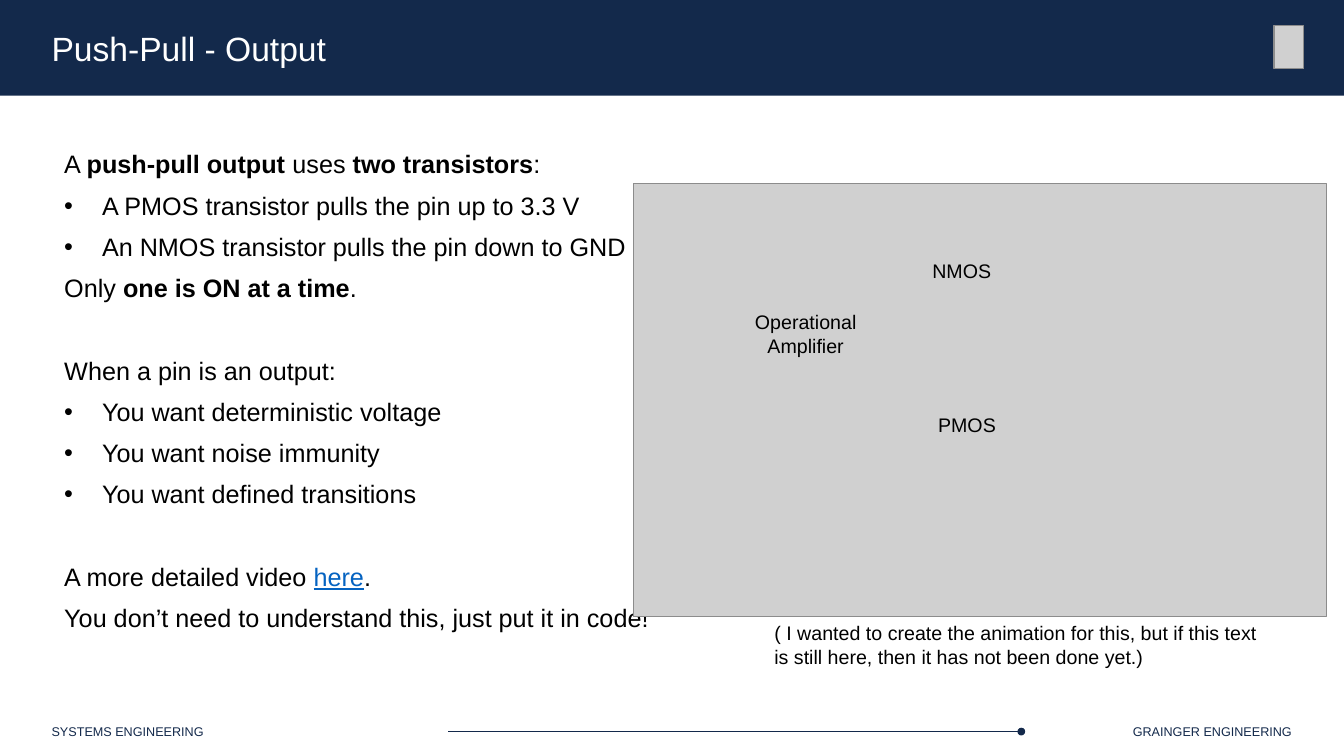
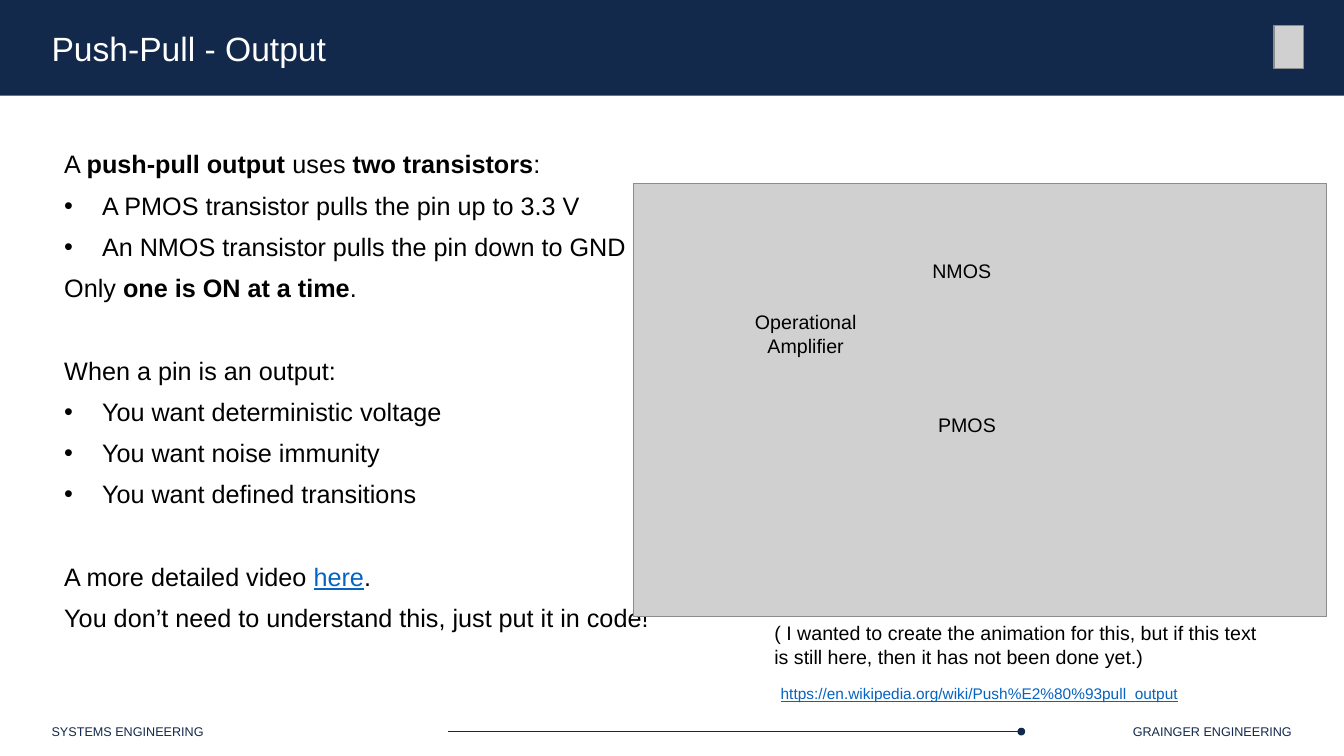
Before and after one commit to Marius-Juston/SE-423---Class-Material, a slide deck: slide 13 of Lectures/Slides/L3.pptx. Drawn at 1344x756 pixels with LibreOffice and Linux fonts; fonts in the diff are those of the drawing; grey boxes stand for pictures. Boxes give left, top, right and bottom in pixels: in the first picture for what was removed or moved away, otherwise in the second. Text is boxed around its words. In the diff, an @@ line names an element or a change of style, - is before the commit and + after.

```diff
--- a/Lectures/Slides/L3.pptx
+++ b/Lectures/Slides/L3.pptx
@@ text added at [781,688,1178,703], 11 pt, text #0563C1, underline @@
+https://en.wikipedia.org/wiki/Push%E2%80%93pull_output
```
Also in this commit, not shown: 5 other slides changed, 4 other files.
